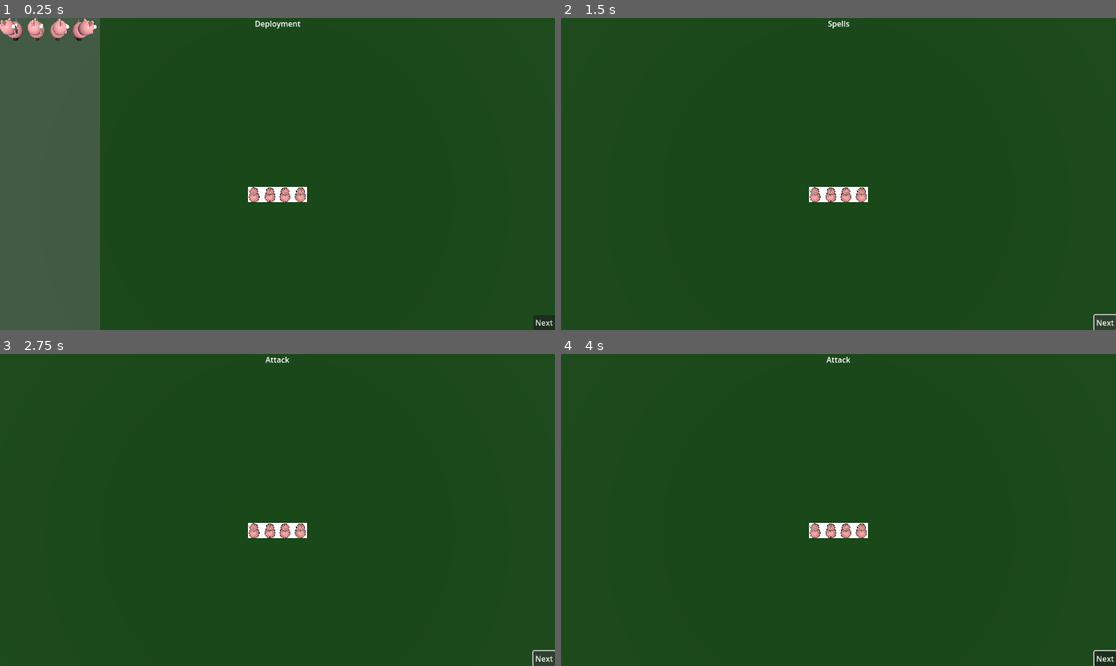
Above: before the commit, frames 1-4 (two rows, left to right).
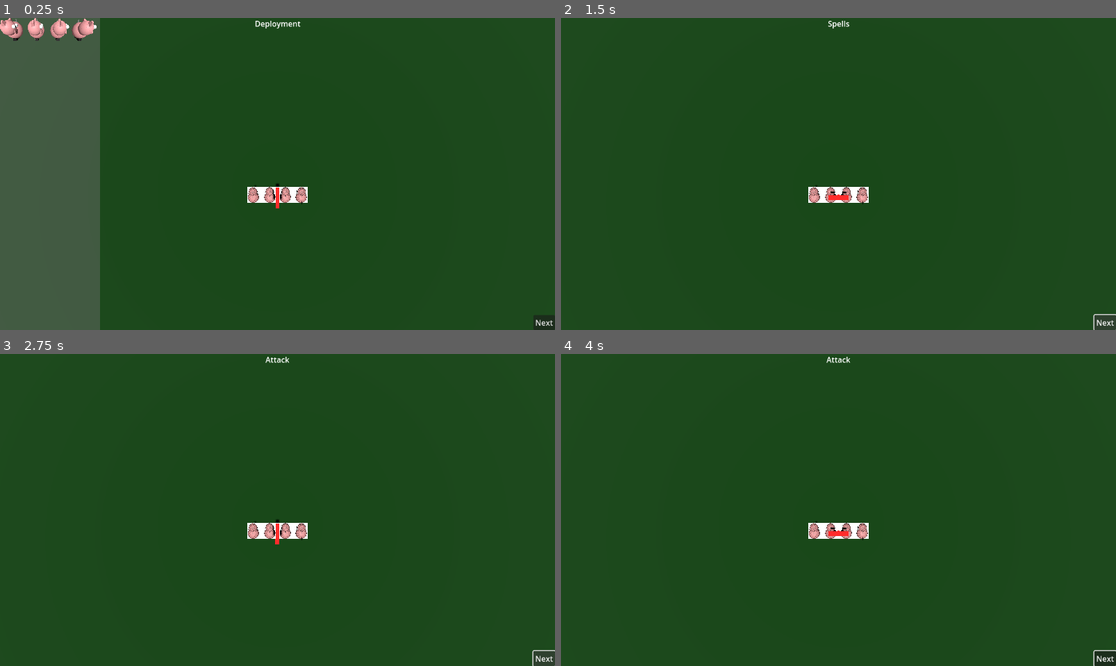
Above: after the commit, the same moments.

Repository: nestorac/farmageddon
Game: Godot game, scene res://Scenes/test_scene.tscn
Two runs of this game, one before a commit and one after it. Both use one fixed random seed, a clock stepped at 60 frames per second and the inputs below.
Inputs (mouse positions are in pixels of both pictures, inside the frame that each line leads up to):
- Up to frame 1 (0.25 s): no input
- Up to frame 2 (1.5 s): click "Next" at 0.5 s; click "Next" at 1.25 s
- Up to frame 3 (2.75 s): click "Next" at 2 s
- Up to frame 4 (4 s): move the mouse to (960, 494) at 2.77 s; hold Right mouse button (r_click) 2.78-3.53 s; move the mouse to (727, 525) at 3.52 s; click (727, 525) at 3.6 s; right-click (727, 525) at 3.8 s

The runs differ from the first frame. In frame 1, 0.3% of the frame differs, in the area x 44-56%, y 53-62%; in frame 2, 0.3%; in frame 3, 0.3%; in frame 4, 0.3%.

Commit message:
Now you can move the unit.

Diff:
--- a/Scenes/4_pigs_unit.tscn
+++ b/Scenes/4_pigs_unit.tscn
@@ -21,7 +21,11 @@
 material = SubResource("StandardMaterial3D_gkoxq")
 size = Vector3(0.5, 1, 1)
 
+[sub_resource type="BoxMesh" id="BoxMesh_ieh8t"]
+size = Vector3(0.5, 0.5, 0.5)
+
 [node name="4PigsUnit" type="CharacterBody3D" groups=["Units"]]
+motion_mode = 1
 script = ExtResource("1_xbths")
 
 [node name="DecorativeTray" type="MeshInstance3D" parent="."]
@@ -50,3 +54,8 @@
 transform = Transform3D(1, 0, 0, 0, 1, 0, 0, 0, 1, 0, 0.266958, -0.473832)
 cast_shadow = 0
 mesh = SubResource("BoxMesh_dl0qb")
+
+[node name="GizmoEnd" type="MeshInstance3D" parent="MovementGizmo"]
+transform = Transform3D(1, 0, 0, 0, 1, 0, 0, 0, 1, 0, 0.0233716, -1.03215)
+visible = false
+mesh = SubResource("BoxMesh_ieh8t")
--- a/Scenes/destination_icon.tscn
+++ b/Scenes/destination_icon.tscn
@@ -7,6 +7,21 @@
 [sub_resource type="PrismMesh" id="PrismMesh_2ln85"]
 material = SubResource("StandardMaterial3D_glpca")
 size = Vector3(1, 1, 0.2)
+
+[sub_resource type="Animation" id="Animation_j4kwf"]
+length = 0.001
+tracks/0/type = "value"
+tracks/0/imported = false
+tracks/0/enabled = true
+tracks/0/path = NodePath("ArrowMesh:rotation")
+tracks/0/interp = 1
+tracks/0/loop_wrap = true
+tracks/0/keys = {
+"times": PackedFloat32Array(0),
+"transitions": PackedFloat32Array(1),
+"update": 0,
+"values": [Vector3(0, 0, -3.14159)]
+}
 
 [sub_resource type="Animation" id="Animation_lsuq7"]
 resource_name = "rotating_arrow"
@@ -24,21 +39,6 @@
 "values": [Vector3(0, 0, -3.14159), Vector3(0, 3.14159, -3.14159), Vector3(0, 6.28144, -3.14159)]
 }
 
-[sub_resource type="Animation" id="Animation_j4kwf"]
-length = 0.001
-tracks/0/type = "value"
-tracks/0/imported = false
-tracks/0/enabled = true
-tracks/0/path = NodePath("ArrowMesh:rotation")
-tracks/0/interp = 1
-tracks/0/loop_wrap = true
-tracks/0/keys = {
-"times": PackedFloat32Array(0),
-"transitions": PackedFloat32Array(1),
-"update": 0,
-"values": [Vector3(0, 0, -3.14159)]
-}
-
 [sub_resource type="AnimationLibrary" id="AnimationLibrary_5lgr7"]
 _data = {
 "RESET": SubResource("Animation_j4kwf"),
@@ -46,12 +46,12 @@
 }
 
 [sub_resource type="BoxShape3D" id="BoxShape3D_egodn"]
-size = Vector3(1001, 1.8, 1)
+size = Vector3(1, 1.8, 1)
 
 [node name="DestinationIcon" type="Area3D"]
 
 [node name="ArrowMesh" type="MeshInstance3D" parent="."]
-transform = Transform3D(-1, 1.50996e-07, 0, -1.50996e-07, -1, 0, 0, 0, 1, 0, 0.519659, 0)
+transform = Transform3D(-1, 2.53518e-06, 0, -2.53518e-06, -1, 0, 0, 0, 1, 0, 0.519659, 0)
 mesh = SubResource("PrismMesh_2ln85")
 
 [node name="AnimationPlayer" type="AnimationPlayer" parent="."]
@@ -61,5 +61,5 @@
 autoplay = "rotating_arrow"
 
 [node name="CollisionShape3D" type="CollisionShape3D" parent="."]
-transform = Transform3D(1, 0, 0, 0, 1, 0, 0, 0, 1, 1499.71, 0.825167, 0.0109506)
+transform = Transform3D(1, 0, 0, 0, 1, 0, 0, 0, 1, 0, 0.407013, 0)
 shape = SubResource("BoxShape3D_egodn")
--- a/Scenes/test_scene.tscn
+++ b/Scenes/test_scene.tscn
@@ -1,10 +1,11 @@
-[gd_scene load_steps=10 format=3 uid="uid://duuhqjmmnbwog"]
+[gd_scene load_steps=11 format=3 uid="uid://duuhqjmmnbwog"]
 
 [ext_resource type="Script" path="res://Scripts/Camera3D.gd" id="1_67l12"]
 [ext_resource type="Script" path="res://Scripts/scene_manager.gd" id="1_p0b58"]
 [ext_resource type="Texture2D" uid="uid://d4hd21uq5bgjp" path="res://Textures/Cerditos.png" id="1_p8g8k"]
 [ext_resource type="Texture2D" uid="uid://b8ao12k06au3q" path="res://Textures/pigs_btn_pressed.png" id="2_lu4jd"]
 [ext_resource type="PackedScene" uid="uid://dpcm064nfn6ss" path="res://Scenes/4_pigs_unit.tscn" id="5_f7s5y"]
+[ext_resource type="PackedScene" uid="uid://d3omlsfokgwvt" path="res://Scenes/destination_icon.tscn" id="5_rn5fs"]
 [ext_resource type="Script" path="res://Scripts/UI.gd" id="6_ht7n4"]
 
 [sub_resource type="StandardMaterial3D" id="StandardMaterial3D_q7xnf"]
@@ -63,12 +64,10 @@
 transform = Transform3D(1, 0, 0, 0, 0.0635396, 0.997979, 0, -0.997979, 0.0635396, 0, 13.8657, -0.515633)
 script = ExtResource("1_67l12")
 
-[node name="RayCast3D" type="RayCast3D" parent="Camera3D"]
-target_position = Vector3(0, -100, 0)
-
 [node name="Units Node Container" type="Node3D" parent="."]
 
 [node name="4PigsUnit" parent="Units Node Container" instance=ExtResource("5_f7s5y")]
+transform = Transform3D(1, 0, 0, 0, 1, 0, 0, 0, 1, 0, 0.425639, 0)
 
 [node name="UI" type="Control" parent="."]
 layout_mode = 3
@@ -104,5 +103,8 @@
 grow_vertical = 0
 text = "Next"
 
+[node name="DestinationIcon" parent="." instance=ExtResource("5_rn5fs")]
+transform = Transform3D(1, 0, 0, 0, 1, 0, 0, 0, 1, 0, 3, 0)
+
 [connection signal="toggled" from="Select Unit UI/Unit_1" to="." method="_on_unit_1_toggled"]
 [connection signal="button_up" from="UI/NextStateButton" to="UI" method="_on_next_state_button_button_up"]
--- a/Scripts/4_pigs_unit.gd
+++ b/Scripts/4_pigs_unit.gd
@@ -4,6 +4,7 @@
 @onready var movement_gizmo = $MovementGizmo
 
 @onready var max_movement = 10.0
+@onready var gizmo_end = $MovementGizmo/GizmoEnd
 
 var mouse_target = Vector3.ZERO
 var movement_target = Vector3.ZERO
@@ -53,13 +54,12 @@
 			tray_material.albedo_color = Color.WHITE
 
 		IN_MOVEMENT:
-			#print ("troop moving.")
-			#print (movement_target)
 			move_to (movement_target)
+			movement_gizmo.hide()
 
 
 func move_to(target):
-	var direction = (transform.basis * target).normalized()
+	var direction = (target - global_position).normalized()
 
 	if direction:
 		velocity.x = direction.x * SPEED
--- a/Scripts/Camera3D.gd
+++ b/Scripts/Camera3D.gd
@@ -3,6 +3,7 @@
 @onready var scene_manager = $".."
 @onready var ray = $RayCast3D
 @onready var test_unit = $"../Units Node Container/4PigsUnit"
+@onready var destination_icon = $"../DestinationIcon"
 
 var distance_from_camera = 100
 var is_unit_selected = false
@@ -68,16 +69,17 @@
 			print("Click on attack.")
 
 	if event.is_action_pressed("r_click"):
-		var from = project_ray_origin((event.position))
-		var to = from + project_ray_normal(event.position) * distance_from_camera
-		var space_state = get_world_3d().get_direct_space_state()
-		var query = PhysicsRayQueryParameters3D.create(from,to)
-		var hit = space_state.intersect_ray(query)
+		if scene_manager.turn_state == scene_manager.MOVEMENT:
+			var from = project_ray_origin((event.position))
+			var to = from + project_ray_normal(event.position) * distance_from_camera
+			var space_state = get_world_3d().get_direct_space_state()
+			var query = PhysicsRayQueryParameters3D.create(from,to)
+			var hit = space_state.intersect_ray(query)
 
-		if scene_manager.turn_state == scene_manager.MOVEMENT:
 			print ("Right click in movement!", hit)
 			test_unit.unit_state = test_unit.IN_MOVEMENT
-			test_unit.movement_target = hit.position
+			test_unit.movement_target = test_unit.gizmo_end.global_position
+			destination_icon.global_position = test_unit.gizmo_end.global_position
 
 	if event.is_action_released("l_click") and is_unit_selected:
 		is_unit_selected = false
Not shown: 1 places in Scenes/4_pigs_unit.tscn that only renumber resources
